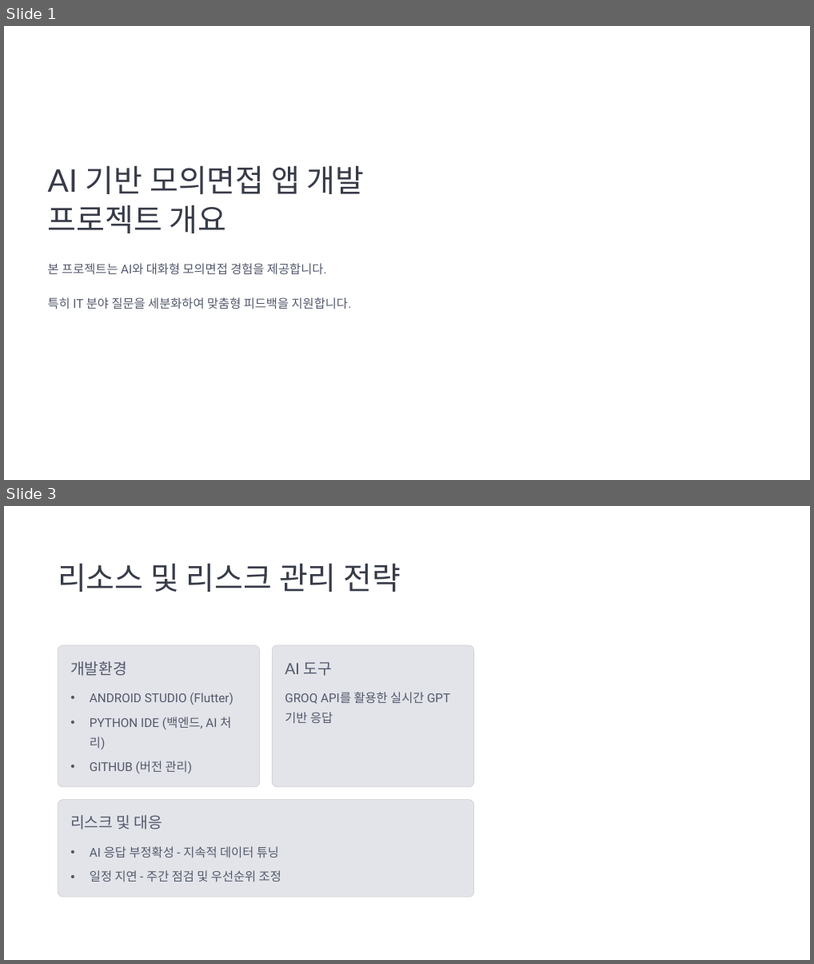
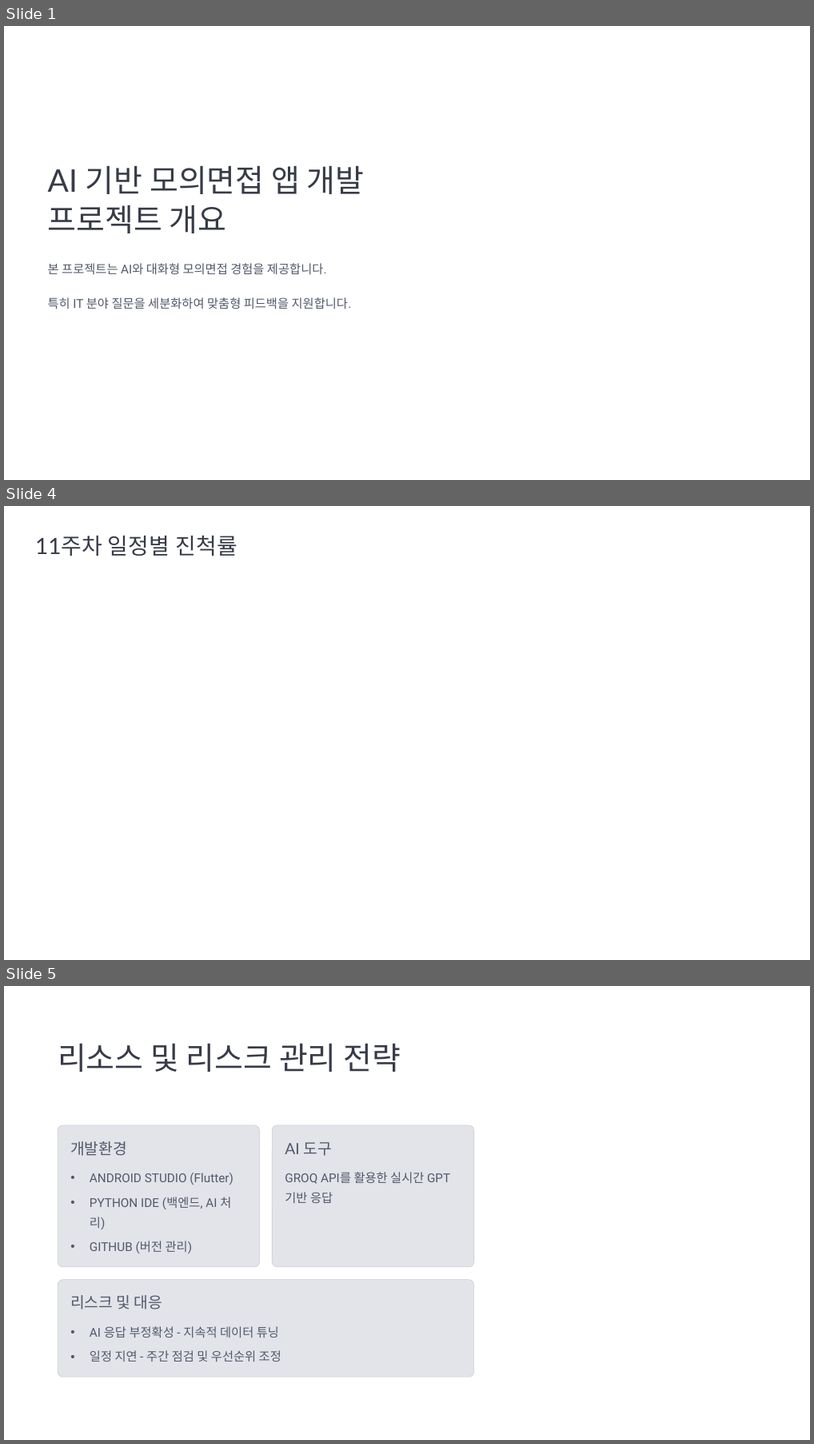
Before and after one commit to lraylanl/flutter-learning, a slide deck: Project_Interview/AI.pptx. Shown one above the other, each under a label of ours: slides 1 and 3 before the commit, slides 1, 4 and 5 after it; the slides between them are not shown. The pictures are 814x964 and 814x1444 pixels, drawn with LibreOffice and Linux fonts; fonts in the diff are those of the drawing; background and template pictures are left out. Boxes give left, top, right and bottom in pixels: in the first picture for what was removed or moved away, otherwise in the second. Text is boxed around its words. In the diff, an @@ line names an element or a change of style, - is before the commit and + after.

```diff
--- a/Project_Interview/AI.pptx
+++ b/Project_Interview/AI.pptx
@@ slide 4 added at (4, 506, 810, 960), background picture (left out); not listed: 1 template element that a slide beside it also shows @@
@@ text added at (35, 535, 238, 556), 32 pt, text #373B48 @@
+11주차 일정별 진척률
@@ what was slide 3 is now slide 5 @@
```
Also in this commit, not shown: 1 slide changed, 1 other slide added.
